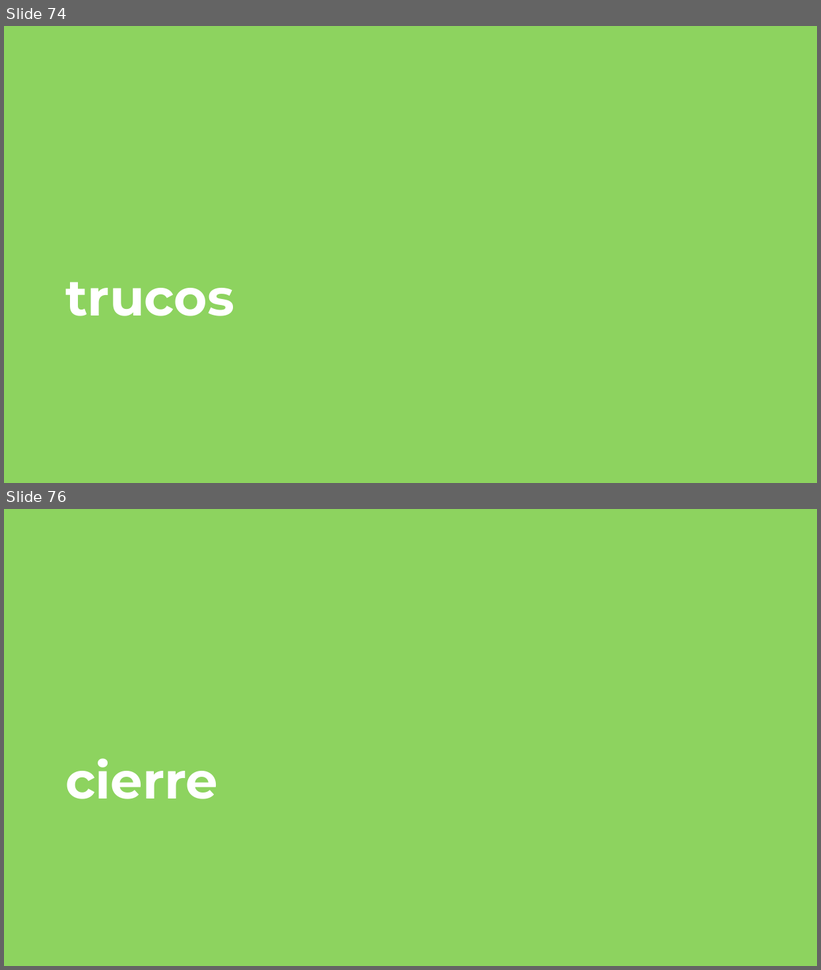
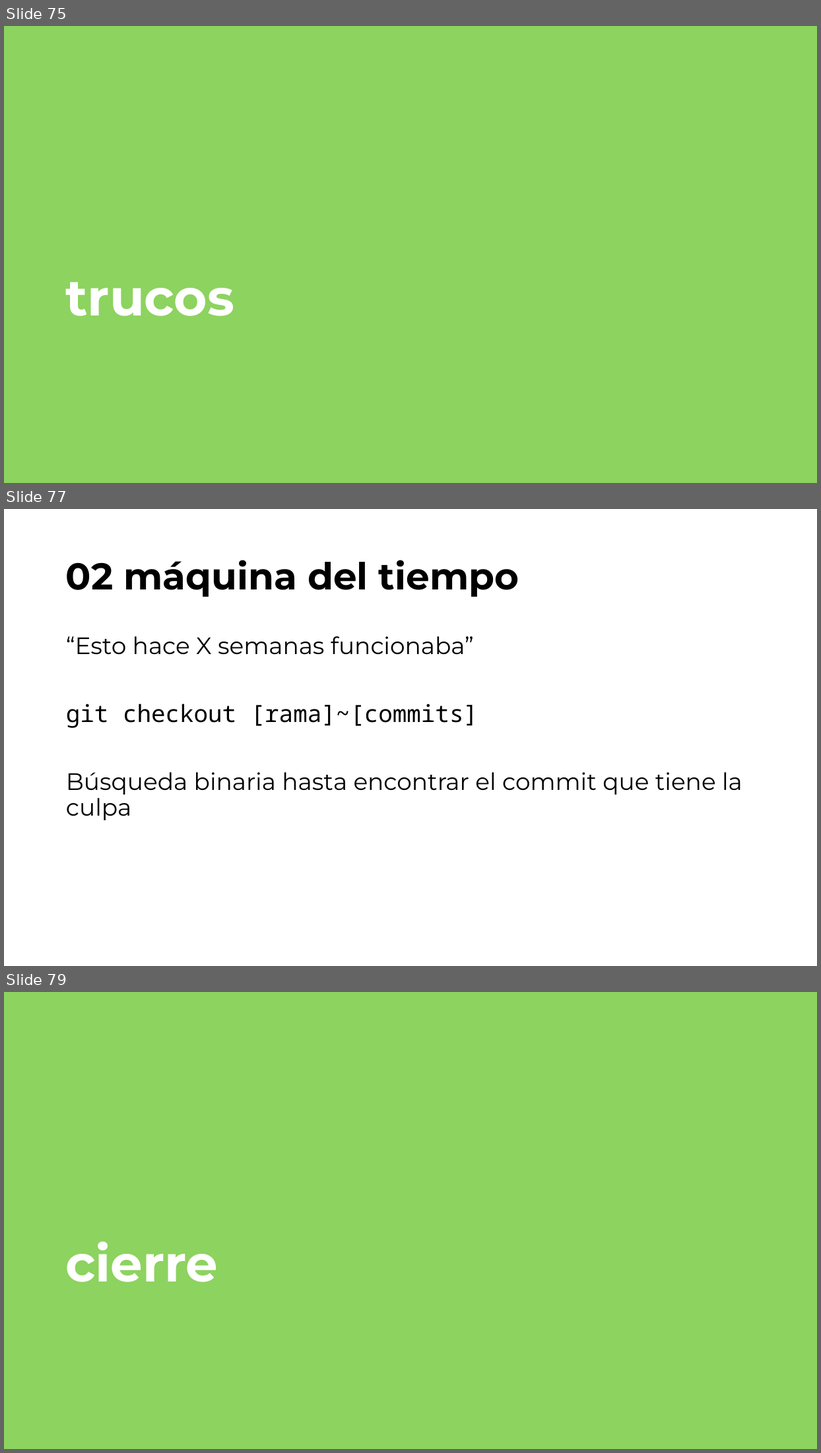
Before and after one commit to jofaval/talks-about, a slide deck: simplifying-git/overview/simplifying-git-overview.es.pptx. Shown one above the other, each under a label of ours: slides 74 and 76 before the commit, slides 75, 77 and 79 after it; the slides between them are not shown. The pictures are 821x970 and 821x1453 pixels, drawn with LibreOffice and Linux fonts; fonts in the diff are those of the drawing. Boxes give left, top, right and bottom in pixels: in the first picture for what was removed or moved away, otherwise in the second. Text is boxed around its words. In the diff, an @@ line names an element or a change of style, - is before the commit and + after.

```diff
--- a/simplifying-git/overview/simplifying-git-overview.es.pptx
+++ b/simplifying-git/overview/simplifying-git-overview.es.pptx
@@ slide 77 added at (4, 509, 817, 966), background #FFFFFF @@
@@ title added at (66, 560, 519, 597), 44 pt, text #000000, bold @@
+02 máquina del tiempo
@@ text added at (66, 636, 743, 821), 28 pt, text #000000 @@
+“Esto hace X semanas funcionaba”
+git checkout [rama]~[commits]
+Búsqueda binaria hasta encontrar el commit que tiene la culpa
@@ what was slide 74 is now slide 75 @@
@@ what was slide 76 is now slide 79 @@
```
Also in this commit, not shown: 7 slides changed, 2 other slides added, 1 other file.
